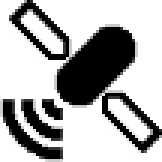
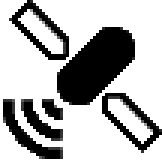
Layered file, before and after one edit (162x162). Changes by layer:
added layer "Layer #3" above "Layer #2" over bbox(0, 0, 162, 162)
